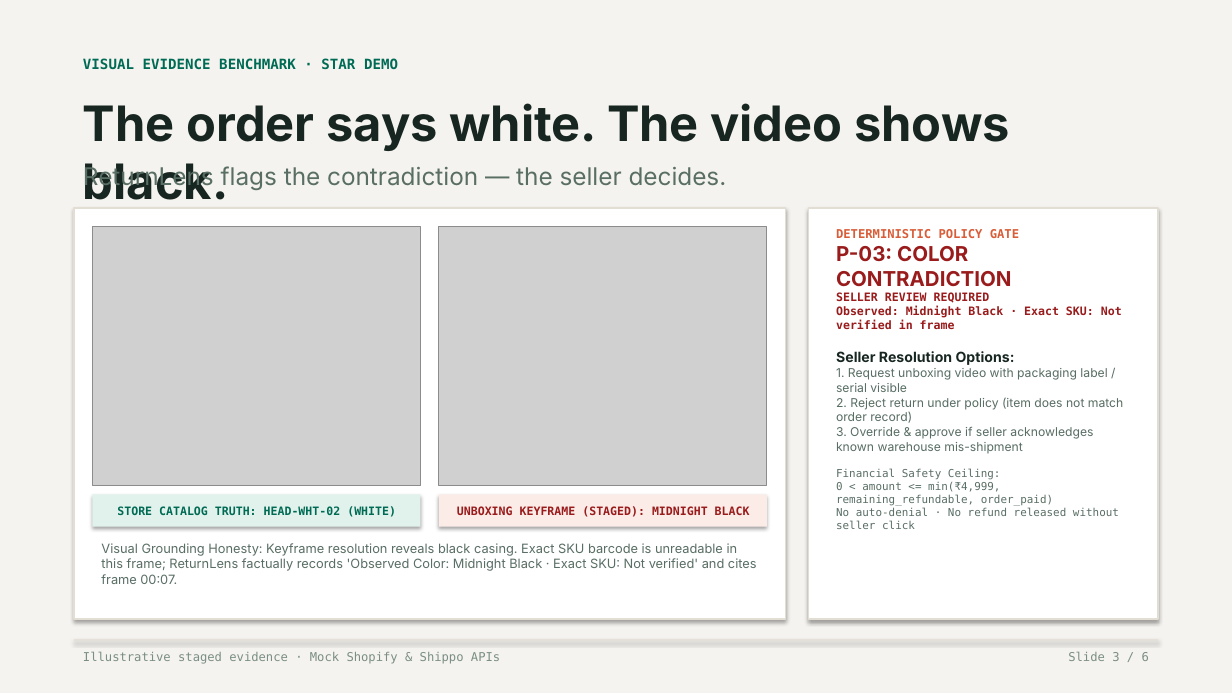
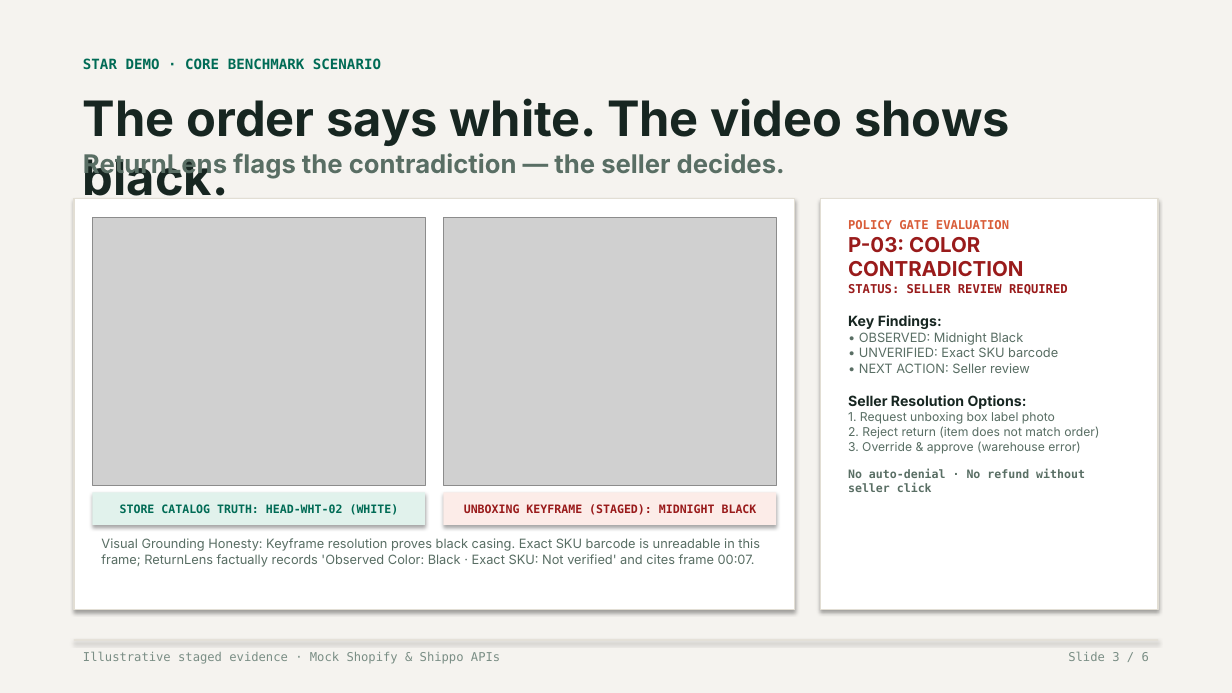
Before and after one commit to lenamkhanhh/hack4hack, a slide deck: slide 3 of ReturnLens_v4.pptx. Drawn at 1232x693 pixels with LibreOffice and Linux fonts; fonts in the diff are those of the drawing; grey boxes stand for pictures. Boxes give left, top, right and bottom in pixels: in the first picture for what was removed or moved away, otherwise in the second. Text is boxed around its words. In the diff, an @@ line names an element or a change of style, - is before the commit and + after.

Commit message:
feat(rescue): complete visual redesign, eliminate layout overflows, and recover presentation quality (#4)

```diff
--- a/ReturnLens_v4.pptx
+++ b/ReturnLens_v4.pptx
@@ text at (83,57,381,72): text changed @@
-VISUAL EVIDENCE BENCHMARK · STAR DEMO
+STAR DEMO · CORE BENCHMARK SCENARIO
@@ text "The order says white. The ...": place and size @@
-text "The order says white. The ..." at (83,103,1010,200)
+text "The order says white. The ..." at (83,98,1010,196)
@@ text "ReturnLens flags the contradiction — ...": place and size @@
-text "ReturnLens flags the contradiction — ..." at (83,164,727,191)
+text "ReturnLens flags the contradiction — ..." at (83,153,785,179)
@@ text "ReturnLens flags the contradiction — ..." at (83,153,785,179): size 19 to 20 pt, bold on @@
@@ rectangle: place and size @@
-rectangle at (74,208,786,619)
+rectangle at (74,199,795,610)
@@ rectangle: place and size @@
-rectangle at (809,208,1158,619)
+rectangle at (821,199,1158,610)
@@ picture: place and size @@
-picture at (92,226,421,485)
+picture at (92,217,425,485)
@@ picture: place and size @@
-picture at (439,226,767,485)
+picture at (444,217,776,485)
@@ text "POLICY GATE EVALUATION": place and size @@
-text "POLICY GATE EVALUATION" at (836,229,1123,529)
+text "POLICY GATE EVALUATION" at (848,220,1099,492)
@@ text at (848,220,1009,229): text changed @@
-DETERMINISTIC POLICY GATE
+POLICY GATE EVALUATION
@@ text at (848,284,1068,373): text changed; size 9 to 10 pt; font DejaVu Sans Mono to Inter; text colour #991B1B to #596E64; bold off @@
-SELLER REVIEW REQUIRED
-Observed: Midnight Black · Exact SKU: Not verified in frame
+STATUS: SELLER REVIEW REQUIRED
+Key Findings:
+• OBSERVED: Midnight Black
+• UNVERIFIED: Exact SKU barcode
+• NEXT ACTION: Seller review
@@ text at (848,412,1099,492): text changed @@
-1. Request unboxing video with packaging label / serial visible
-2. Reject return under policy (item does not match order record)
-3. Override & approve if seller acknowledges known warehouse mis-shipment
-Financial Safety Ceiling:
-0 < amount <= min(₹4,999, remaining_refundable, order_paid)
-No auto-denial · No refund released without seller click
+1. Request unboxing box label photo
+2. Reject return (item does not match order)
+3. Override & approve (warehouse error)
+No auto-denial · No refund without seller click
@@ rectangle "STORE CATALOG TRUTH: HEAD-WHT-02 (WHITE)": place and size @@
-rectangle "STORE CATALOG TRUTH: HEAD-WHT-02 (WHITE)" at (92,494,421,527)
+rectangle "STORE CATALOG TRUTH: HEAD-WHT-02 (WHITE)" at (92,493,425,525)
@@ rectangle "UNBOXING KEYFRAME (STAGED): MIDNIGHT BLACK": place and size @@
-rectangle "UNBOXING KEYFRAME (STAGED): MIDNIGHT BLACK" at (439,494,767,527)
+rectangle "UNBOXING KEYFRAME (STAGED): MIDNIGHT BLACK" at (444,493,776,525)
@@ text at (101,538,760,567): text changed @@
-Visual Grounding Honesty: Keyframe resolution reveals black casing. Exact SKU barcode is unreadable in this frame; ReturnLens factually records 'Observed Color: Midnight Black · Exact SKU: Not verified' and cites frame 00:07.
+Visual Grounding Honesty: Keyframe resolution proves black casing. Exact SKU barcode is unreadable in this frame; ReturnLens factually records 'Observed Color: Black · Exact SKU: Not verified' and cites frame 00:07.
```
Also in this commit, not shown: 5 other slides changed, 26 other files.
